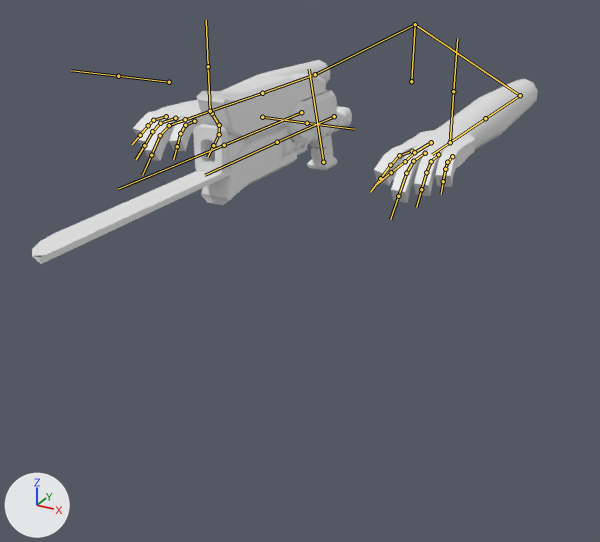
An edit to the FBX model ribeye/Assets/Models/Guns.fbx, drawn before and after from the same camera.
Camera for both pictures: a 50 mm camera at (5.54, -10.24, 2.92) aimed at (-0.23, 0.25, -2.33). The axes (+X, +Y, +Z) are drawn at lower left. The lights are the same throughout. The bones that bend it are drawn over the model as lines.

In view in the first picture: 'Blade', 'Hands', 'SmartPistol'.
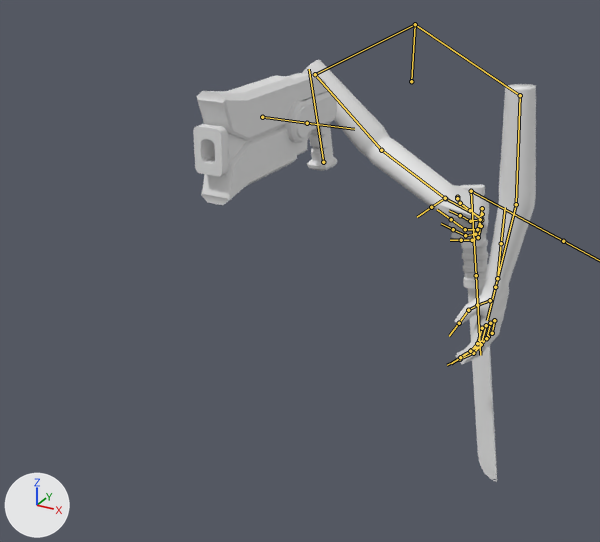
The newer file adds an action. The first version stands in its rest pose; the second is drawn at frame 1 of the action 'Armature|BladeEquip'.

The change, as JSON lines over the scene's bpy script:
```json
{"block": "bone_bone_002_r", "where": "bone_bone_002_r = bpy.data.objects['Armature'].pose.bones['Bone.002.R']  # child of 'Bone.001.R'"}
{"op": "set", "path": "bone_bone_002_r.rotation_quaternion", "old": "(1.0, 0.0, 0.0, 0.0)", "new": "(0.661, -0.624, 0.286, 0.303)", "note": "degrees (0, 0, 0) -> degrees (-85, 49, 4)"}
{"block": "bone_bone_003_r", "where": "bone_bone_003_r = bpy.data.objects['Armature'].pose.bones['Bone.003.R']  # child of 'Bone.002.R'"}
{"op": "set", "path": "bone_bone_003_r.rotation_quaternion", "old": "(1.0, 0.0, 0.0, 0.0)", "new": "(0.858, 0.139, -0.488, 0.077)", "note": "degrees (0, 0, 0) -> degrees (19, -59, 0)"}
{"block": "bone_bone_004_r", "where": "bone_bone_004_r = bpy.data.objects['Armature'].pose.bones['Bone.004.R']  # child of 'Bone.003.R'"}
{"op": "set", "path": "bone_bone_004_r.rotation_quaternion", "old": "(1.0, 0.0, 0.0, 0.0)", "new": "(0.936, -0.143, -0.166, 0.276)", "note": "degrees (0, 0, 0) -> degrees (-22, -13, 35)"}
{"block": "bone_bone_005_r", "where": "bone_bone_005_r = bpy.data.objects['Armature'].pose.bones['Bone.005.R']  # child of 'Bone.004.R'"}
{"op": "set", "path": "bone_bone_005_r.rotation_quaternion", "old": "(1.0, 0.0, 0.0, 0.0)", "new": "(0.839, -0.544, 0.017, 0.009)", "note": "degrees (0, 0, 0) -> degrees (-66, 2, 0)"}
{"block": "bone_bone_006_r", "where": "bone_bone_006_r = bpy.data.objects['Armature'].pose.bones['Bone.006.R']  # child of 'Bone.005.R'"}
{"op": "set", "path": "bone_bone_006_r.rotation_quaternion", "old": "(1.0, 0.0, 0.0, 0.0)", "new": "(0.982, -0.191, -0.014, -0.008)", "note": "degrees (0, 0, 0) -> degrees (-22, -2, -1)"}
{"block": "bone_bone_007_r", "where": "bone_bone_007_r = bpy.data.objects['Armature'].pose.bones['Bone.007.R']  # child of 'Bone.006.R'"}
{"op": "set", "path": "bone_bone_007_r.rotation_quaternion", "old": "(1.0, 0.0, 0.0, 0.0)", "new": "(0.978, -0.205, -0.018, -0.015)", "note": "degrees (0, 0, 0) -> degrees (-24, -2, -1)"}
{"block": "bone_bone_008_r", "where": "bone_bone_008_r = bpy.data.objects['Armature'].pose.bones['Bone.008.R']  # child of 'Bone.004.R'"}
{"op": "set", "path": "bone_bone_008_r.rotation_quaternion", "old": "(1.0, 0.0, 0.0, 0.0)", "new": "(0.807, -0.59, 0.01, -0.005)", "note": "degrees (0, 0, 0) -> degrees (-72, 1, -1)"}
{"block": "bone_bone_009_r", "where": "bone_bone_009_r = bpy.data.objects['Armature'].pose.bones['Bone.009.R']  # child of 'Bone.008.R'"}
{"op": "set", "path": "bone_bone_009_r.rotation_quaternion", "old": "(1.0, 0.0, 0.0, 0.0)", "new": "(0.964, -0.266, 0.006, 0.022)", "note": "degrees (0, 0, 0) -> degrees (-31, 1, 2)"}
{"block": "bone_bone_010_r", "where": "bone_bone_010_r = bpy.data.objects['Armature'].pose.bones['Bone.010.R']  # child of 'Bone.009.R'"}
{"op": "set", "path": "bone_bone_010_r.rotation_quaternion", "old": "(1.0, 0.0, 0.0, 0.0)", "new": "(0.967, -0.252, 0.001, 0.024)", "note": "degrees (0, 0, 0) -> degrees (-29, 1, 3)"}
{"block": "bone_bone_011_r", "where": "bone_bone_011_r = bpy.data.objects['Armature'].pose.bones['Bone.011.R']  # child of 'Bone.004.R'"}
{"op": "set", "path": "bone_bone_011_r.rotation_quaternion", "old": "(1.0, 0.0, 0.0, 0.0)", "new": "(0.836, -0.546, 0.057, 0.013)", "note": "degrees (0, 0, 0) -> degrees (-66, 6, -2)"}
{"block": "bone_bone_012_r", "where": "bone_bone_012_r = bpy.data.objects['Armature'].pose.bones['Bone.012.R']  # child of 'Bone.011.R'"}
{"op": "set", "path": "bone_bone_012_r.rotation_quaternion", "old": "(1.0, 0.0, 0.0, 0.0)", "new": "(0.917, -0.395, 0.043, 0.028)", "note": "degrees (0, 0, 0) -> degrees (-47, 6, 1)"}
{"block": "bone_bone_013_r", "where": "bone_bone_013_r = bpy.data.objects['Armature'].pose.bones['Bone.013.R']  # child of 'Bone.012.R'"}
{"op": "set", "path": "bone_bone_013_r.rotation_quaternion", "old": "(1.0, 0.0, 0.0, 0.0)", "new": "(0.979, -0.202, 0.011, 0.019)", "note": "degrees (0, 0, 0) -> degrees (-23, 2, 2)"}
{"block": "bone_bone_014_r", "where": "bone_bone_014_r = bpy.data.objects['Armature'].pose.bones['Bone.014.R']  # child of 'Bone.004.R'"}
{"op": "set", "path": "bone_bone_014_r.rotation_quaternion", "old": "(1.0, 0.0, 0.0, 0.0)", "new": "(0.85, -0.513, 0.121, 0.002)", "note": "degrees (0, 0, 0) -> degrees (-63, 12, -7)"}
{"block": "bone_bone_015_r", "where": "bone_bone_015_r = bpy.data.objects['Armature'].pose.bones['Bone.015.R']  # child of 'Bone.014.R'"}
{"op": "set", "path": "bone_bone_015_r.rotation_quaternion", "old": "(1.0, 0.0, 0.0, 0.0)", "new": "(0.96, -0.271, 0.068, 0.021)", "note": "degrees (0, 0, 0) -> degrees (-32, 8, 0)"}
{"block": "bone_bone_016_r", "where": "bone_bone_016_r = bpy.data.objects['Armature'].pose.bones['Bone.016.R']  # child of 'Bone.015.R'"}
{"op": "set", "path": "bone_bone_016_r.rotation_quaternion", "old": "(1.0, 0.0, 0.0, 0.0)", "new": "(0.968, -0.238, 0.072, 0.032)", "note": "degrees (0, 0, 0) -> degrees (-27, 9, 2)"}
{"block": "bone_bone_002_l", "where": "bone_bone_002_l = bpy.data.objects['Armature'].pose.bones['Bone.002.L']  # child of 'Bone.001.L'"}
{"op": "set", "path": "bone_bone_002_l.rotation_quaternion", "old": "(1.0, 0.0, 0.0, 0.0)", "new": "(0.552, -0.512, -0.447, 0.482)", "note": "degrees (0, 0, 0) -> degrees (-86, 0, 82)"}
{"block": "bone_bone_003_l", "where": "bone_bone_003_l = bpy.data.objects['Armature'].pose.bones['Bone.003.L']  # child of 'Bone.002.L'"}
{"op": "set", "path": "bone_bone_003_l.rotation_quaternion", "old": "(1.0, 0.0, 0.0, 0.0)", "new": "(0.994, -0.078, 0.008, -0.073)", "note": "degrees (0, 0, 0) -> degrees (-9, 0, -8)"}
{"block": "bone_bladebone", "where": "bone_bladebone = bpy.data.objects['Armature'].pose.bones['BladeBone']"}
{"op": "set", "path": "bone_bladebone.location", "old": "(0.0, 0.0, 0.0)", "new": "(-1.09, -3.74, -2.08)"}
{"op": "set", "path": "bone_bladebone.rotation_quaternion", "old": "(1.0, 0.0, 0.0, 0.0)", "new": "(0.725, -0.684, 0.056, 0.059)", "note": "degrees (0, 0, 0) -> degrees (-87, 9, 1)"}
```

Pixel boxes [x1, y1, x2, y2] of what changed, in the pictures (600 x 542 px):
```json
{"object": "Hands", "change": "posed", "before": [133, 60, 538, 203], "after": [302, 60, 536, 364], "on screen": "42% narrower, 112% taller"}
{"object": "Blade", "change": "posed", "before": [32, 106, 352, 264], "after": [460, 185, 497, 482], "on screen": "88% narrower, 87% taller"}
{"bone": "Bone.002.R", "before": "(315, 74) to (262, 93)", "after": "(315, 74) to (381, 150)"}
{"bone": "Bone.003.R", "before": "(262, 93) to (210, 111)", "after": "(381, 150) to (445, 198)"}
{"bone": "Bone.004.R", "before": "(210, 111) to (179, 122)", "after": "(445, 198) to (483, 219)"}
{"bone": "Bone.005.R", "before": "(166, 116) to (153, 120)", "after": "(481, 226) to (478, 237)"}
{"bone": "Bone.006.R", "before": "(153, 120) to (148, 125)", "after": "(478, 237) to (472, 240)"}
{"bone": "Bone.007.R", "before": "(148, 125) to (140, 135)", "after": "(472, 240) to (461, 240)"}
{"bone": "Bone.008.R", "before": "(175, 118) to (160, 123)", "after": "(481, 220) to (475, 234)"}
{"bone": "Bone.009.R", "before": "(160, 123) to (152, 131)", "after": "(475, 234) to (465, 235)"}
{"bone": "Bone.010.R", "before": "(152, 131) to (144, 145)", "after": "(465, 235) to (453, 229)"}
{"bone": "Bone.011.R", "before": "(185, 119) to (169, 125)", "after": "(482, 214) to (477, 229)"}
{"bone": "Bone.012.R", "before": "(169, 125) to (160, 135)", "after": "(477, 229) to (465, 229)"}
{"bone": "Bone.013.R", "before": "(160, 135) to (151, 155)", "after": "(465, 229) to (451, 219)"}
{"bone": "Bone.014.R", "before": "(194, 121) to (185, 125)", "after": "(482, 208) to (480, 219)"}
{"bone": "Bone.015.R", "before": "(185, 125) to (180, 133)", "after": "(480, 219) to (470, 221)"}
{"bone": "Bone.016.R", "before": "(180, 133) to (177, 146)", "after": "(470, 221) to (460, 215)"}
{"bone": "Bone.002.L", "before": "(520, 95) to (485, 118)", "after": "(520, 95) to (516, 204)"}
{"bone": "Bone.003.L", "before": "(485, 118) to (450, 142)", "after": "(516, 204) to (495, 287)"}
{"bone": "BladeBone", "before": "(334, 116) to (277, 142)", "after": "(471, 191) to (476, 275)"}
```
